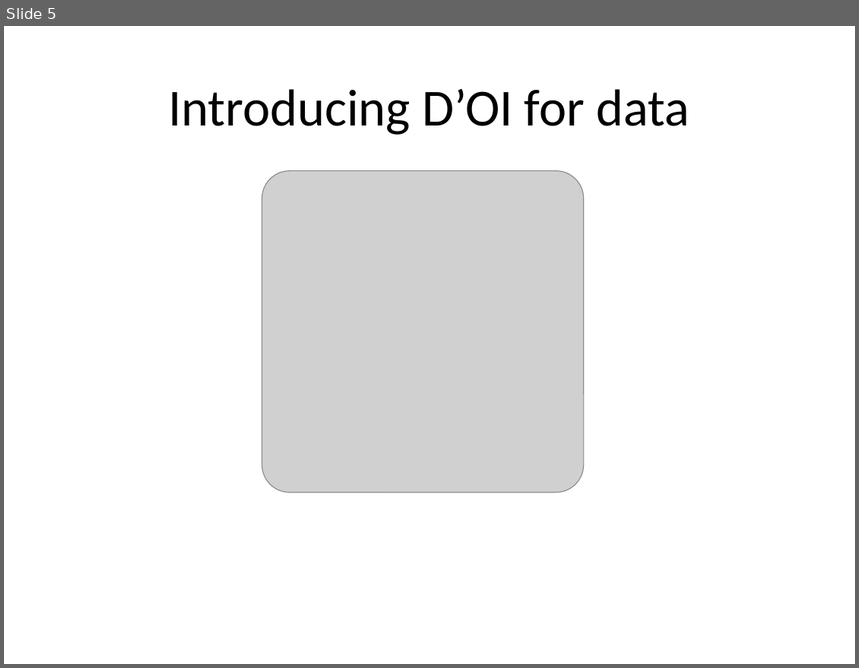
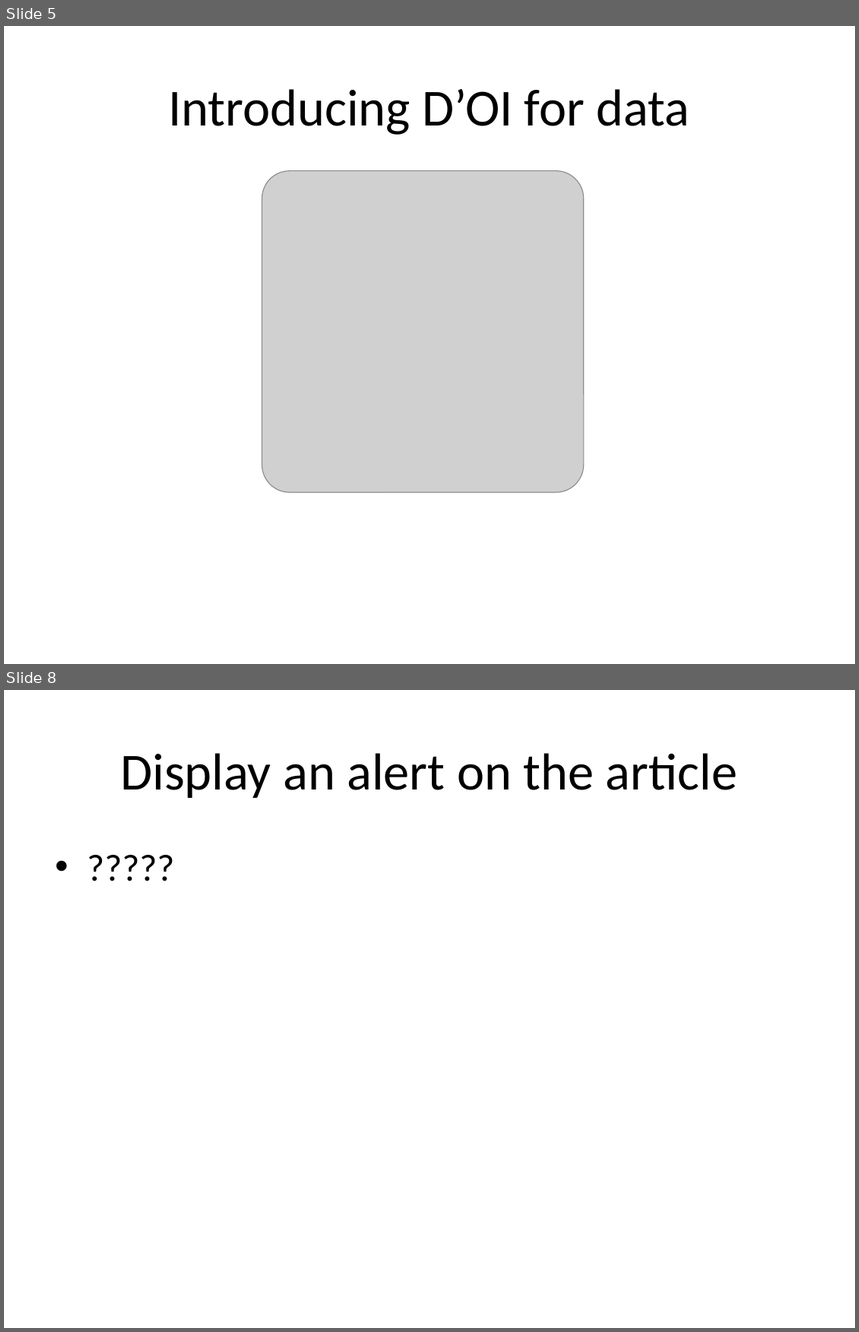
Before and after one commit to ScientificDataLabs/dataset-updates-plugin, a slide deck: presentations/Dataset-update-hack-presentation.pptx. Shown one above the other, each under a label of ours: slide 5 before the commit, slides 5 and 8 after it; the slides between them are not shown. The pictures are 859x668 and 859x1332 pixels, drawn with LibreOffice and Linux fonts; fonts in the diff are those of the drawing; grey boxes stand for pictures. Boxes give left, top, right and bottom in pixels: in the first picture for what was removed or moved away, otherwise in the second. Text is boxed around its words. In the diff, an @@ line names an element or a change of style, - is before the commit and + after.

```diff
--- a/presentations/Dataset-update-hack-presentation.pptx
+++ b/presentations/Dataset-update-hack-presentation.pptx
@@ slide 8 added at box(4, 690, 855, 1328), background #FFFFFF @@
@@ title added at box(120, 753, 737, 798), 44 pt, text #000000 @@
+Display an alert on the article
@@ text added at box(47, 839, 813, 1260), 32 pt, text #000000 @@
+• ?????
```
Also in this commit, not shown: 2 other slides added, 1 other file.
